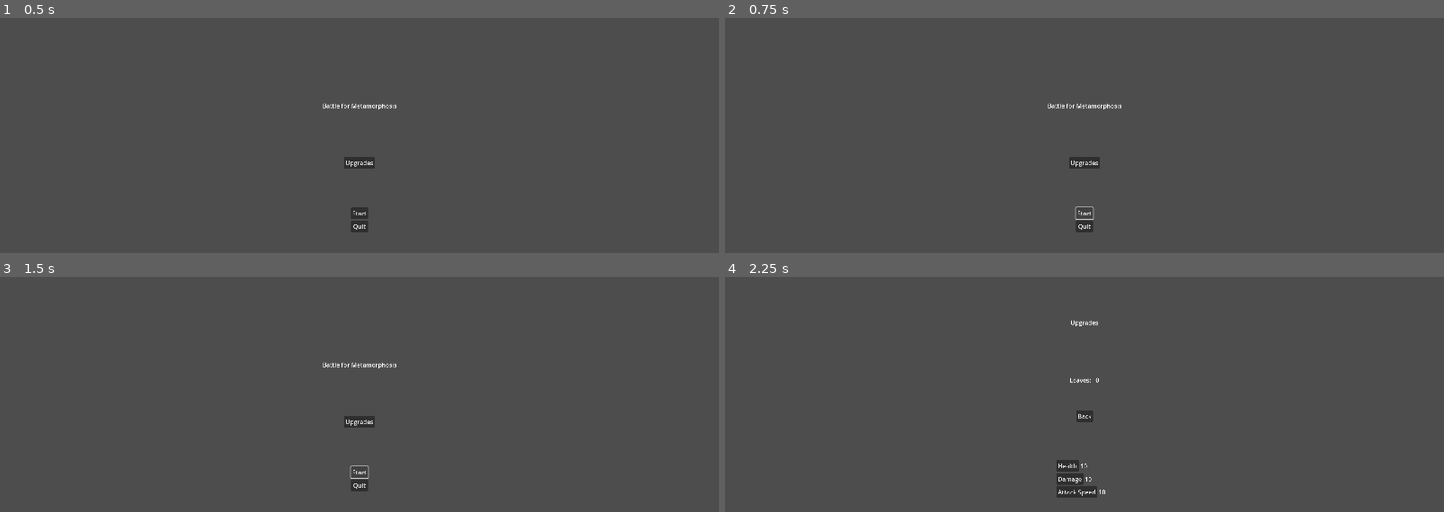
Above: before the commit, frames 1-4 (two rows, left to right).
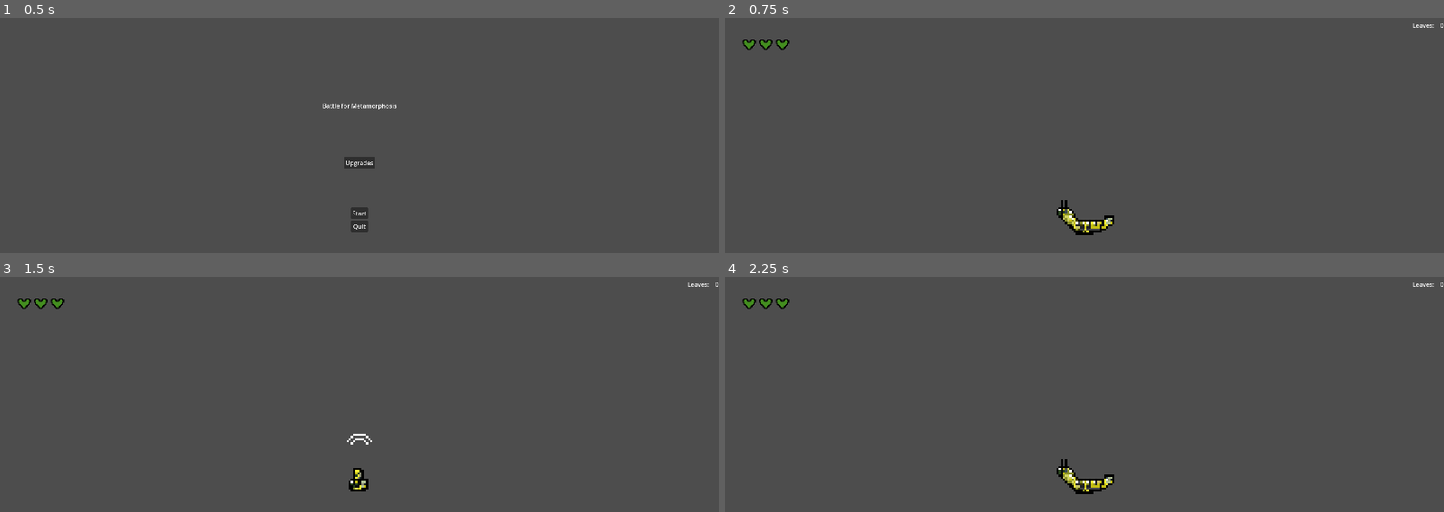
Above: after the commit, the same moments.

Repository: Armand-Alvarez/metamorphosis---jam-77
Game: Godot game, scene res://src/scenes/main.tscn
Two runs of this game, one before a commit and one after it. Both use one fixed random seed, a clock stepped at 60 frames per second and the inputs below.
Inputs (mouse positions are in pixels of both pictures, inside the frame that each line leads up to):
- Up to frame 1 (0.5 s): no input
- Up to frame 2 (0.75 s): click "Start" at 0.5 s
- Up to frame 3 (1.5 s): click (359, 472) at 1.25 s, where only the run before the commit has a clickable "Start"
- Up to frame 4 (2.25 s): click (1084, 422) at 2 s, where only the run before the commit has a clickable "Upgrades"

Frame 1 is identical in both runs. In frame 2, 1.1% of the frame differs, in the area x 2-100%, y 2-93%; in frame 3, 0.9%; in frame 4, 1.2%, in the area x 2-100%, y 2-94%.

Commit message:
Add caterpillar_died and leaf_picked_up signal handlers to main script; go to menu when dead, increase leaves owned when leaf picked up

Diff:
--- a/src/scripts/main.gd
+++ b/src/scripts/main.gd
@@ -34,15 +34,29 @@
 	SignalBus.start_button_pressed.connect(_on_start_button_pressed)
 	SignalBus.quit_button_pressed.connect(_on_quit_button_pressed)
 	SignalBus.upgrade_bought.connect(_on_upgrade_bought)
+	SignalBus.caterpillar_died.connect(_on_caterpillar_died)
+	SignalBus.leaf_picked_up.connect(_on_leaf_picked_up)
 
 
 func _on_start_button_pressed() -> void:
-	pass
+	_switch_states("Game")
+
+
 func _on_quit_button_pressed() -> void:
-	pass
+	get_tree().quit()
+
+
 func _on_upgrade_bought(upgrade: String) -> void:
 	var current_level = upgrade_levels[upgrade]
 	var current_cost = upgrade_costs[current_level]
 	if leaves_owned > current_cost:
 		upgrade_levels[upgrade] += 1
 		leaves_owned -= current_cost
+
+
+func _on_caterpillar_died() -> void:
+	_switch_states("Menu")
+
+
+func _on_leaf_picked_up() -> void:
+	leaves_owned += 1
